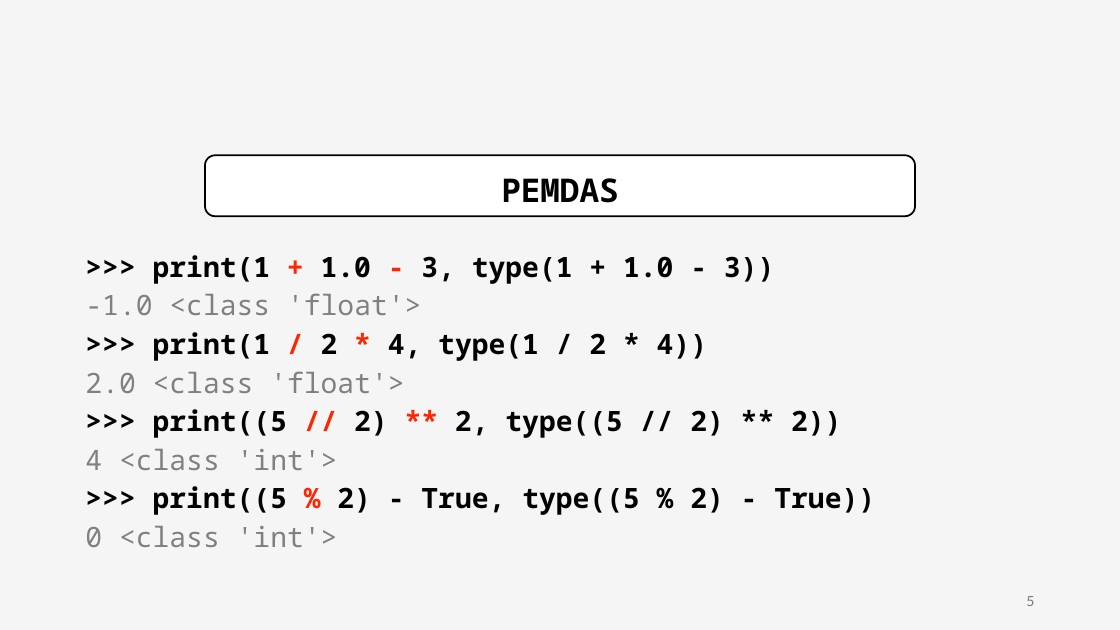
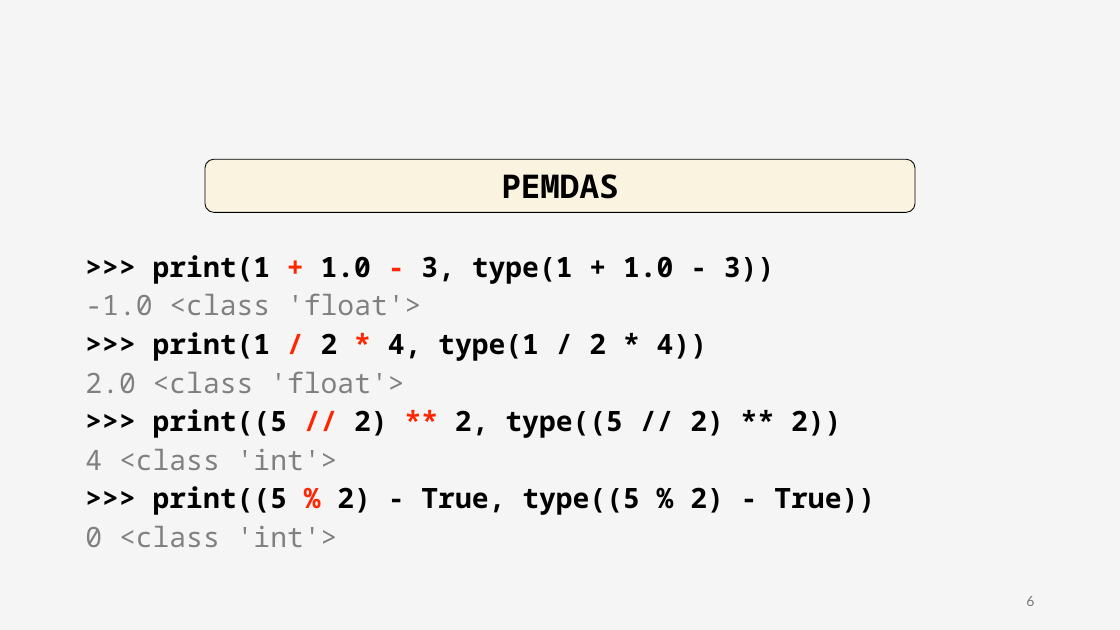
Before and after one commit to iannickgagnon/sagedays_iannick_2026, a slide deck: slide 6 of python_1/presentation_python_1.pptx (slide 5 before the commit). Drawn at 1120x630 pixels with LibreOffice and Linux fonts; fonts in the diff are those of the drawing; grey boxes stand for pictures. Boxes give left, top, right and bottom in pixels: in the first picture for what was removed or moved away, otherwise in the second. Text is boxed around its words. In the diff, an @@ line names an element or a change of style, - is before the commit and + after.

```diff
--- a/python_1/presentation_python_1.pptx
+++ b/python_1/presentation_python_1.pptx
@@ rounded rectangle "PEMDAS": place and size @@
-rounded rectangle "PEMDAS" at <box>205,155,915,217</box>
+rounded rectangle "PEMDAS" at <box>205,160,915,213</box>
@@ rounded rectangle "PEMDAS" at <box>205,160,915,213</box>: vertical alignment middle to top; fill #FFFFFF to #FFF2CC at 50% opacity; outline #000000 1.5 pt to #000000 0.75 pt @@
@@ page number at <box>1026,596,1034,606</box>: text changed @@
-5
+6
```
Also in this commit, not shown: 14 other slides changed, 2 slides added, 4 slides removed.
